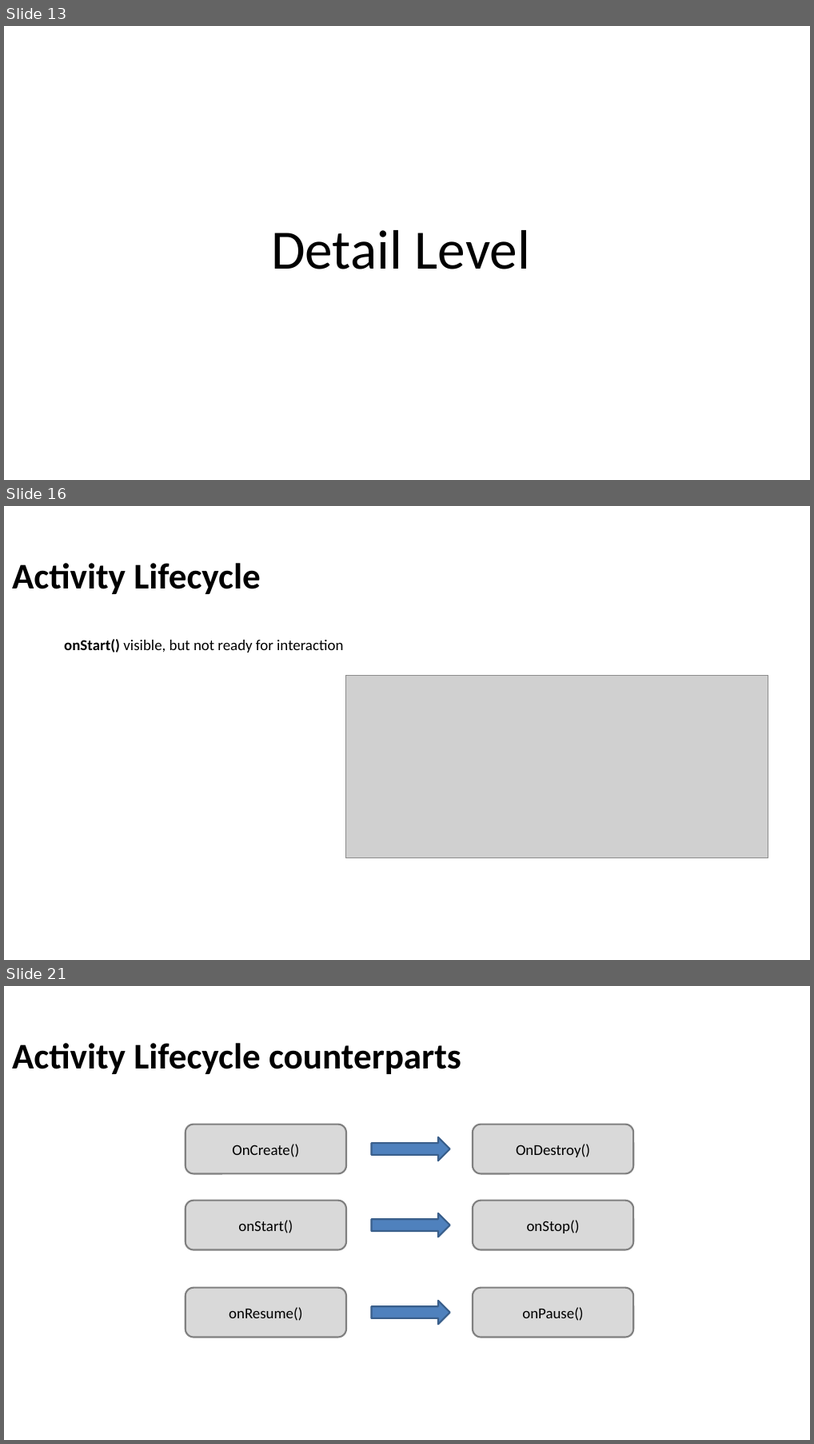
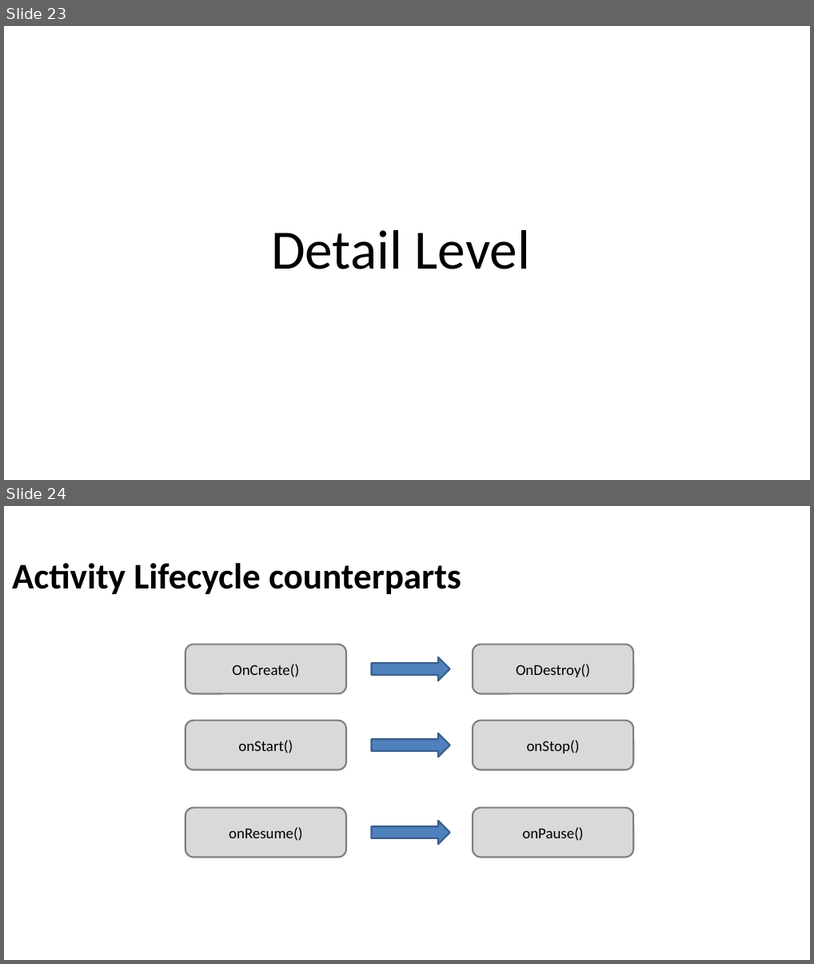
Before and after one commit to Batch-xx/Android-Lunch-Learn, a slide deck: slides/Android Studio_Activities_Fragments.pptx. Shown one above the other, each under a label of ours: slides 13, 16 and 21 before the commit, slides 23 and 24 after it; the slides between them are not shown. The pictures are 814x1444 and 814x964 pixels, drawn with LibreOffice and Linux fonts; fonts in the diff are those of the drawing; grey boxes stand for pictures; background and template pictures are left out. Boxes give left, top, right and bottom in pixels: in the first picture for what was removed or moved away, otherwise in the second. Text is boxed around its words. In the diff, an @@ line names an element or a change of style, - is before the commit and + after.

```diff
--- a/slides/Android Studio_Activities_Fragments.pptx
+++ b/slides/Android Studio_Activities_Fragments.pptx
@@ slide 16 removed at (4, 506, 810, 960), background picture (left out) @@
@@ title removed at (12, 563, 261, 594) @@
-Activity Lifecycle
@@ text removed at (64, 639, 343, 652) @@
-onStart() visible, but not ready for interaction
@@ picture removed at (346, 675, 769, 857) @@
@@ what was slide 13 is now slide 23 @@
@@ what was slide 21 is now slide 24 @@
```
Also in this commit, not shown: 3 slides changed, 15 slides added, 11 other slides removed, 28 other files.
